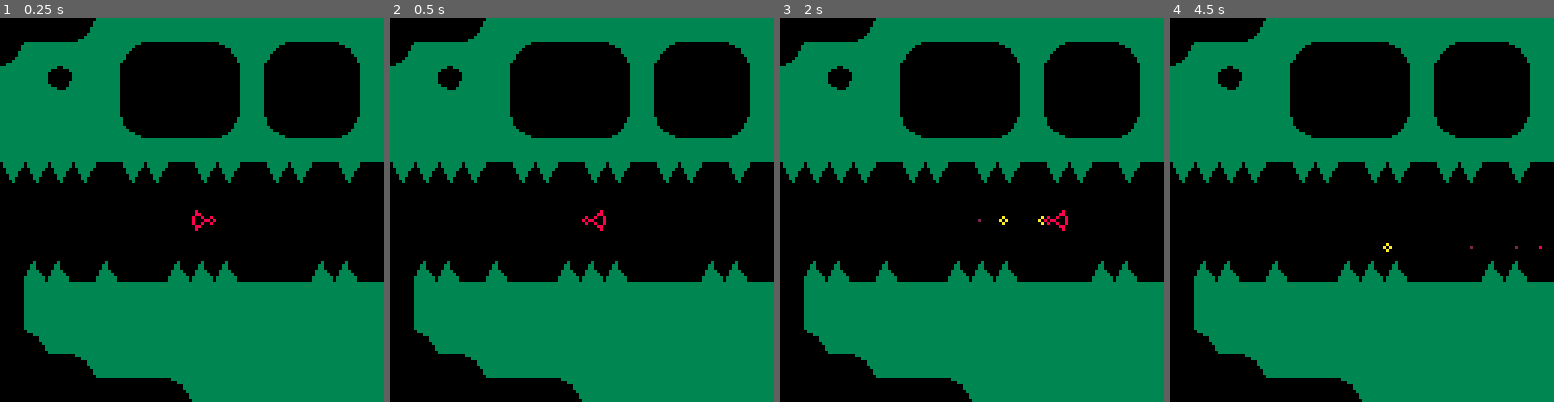
Above: before the commit, frames 1-4 (left to right).
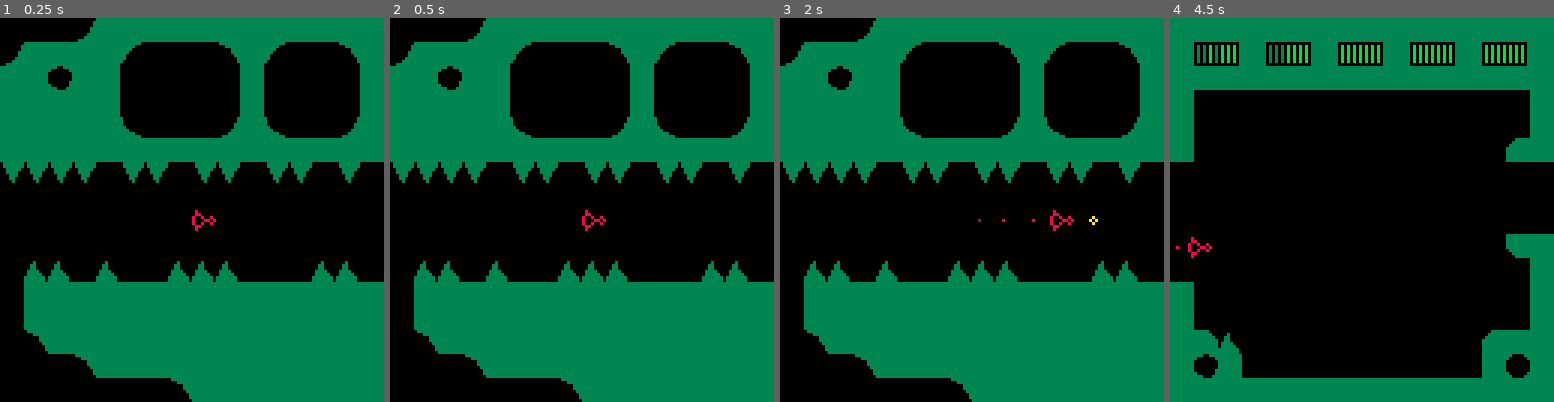
Above: after the commit, the same moments.

Repository: alxgnon/pico-8
Game: PICO-8 cartridge waheronaute.p8
Same seed, same stepped clock (60 frames per second), same inputs: the game is played once before the commit and once after it.
Inputs:
- Up to frame 1 (0.25 s): no input
- Up to frame 2 (0.5 s): tap X (X key) at 0.33 s
- Up to frame 3 (2 s): tap O (Z key) at 0.7, 1.7 s; tap X (X key) at 1.07, 1.85 s; hold Right from 1.6 s (still down)
- Up to frame 4 (4.5 s): release Right at 2.1 s; tap O (Z key) every 0.4 s from 2.1 to 4.1 s; hold Up 2.15-2.42 s; hold Right 2.47-3.03 s; tap X (X key) at 2.97, 4.08 s; hold Left 3.08-3.58 s; hold Down 3.63-3.97 s; hold Right from 4.02 s (still down)

Frame 1 is identical in both runs. In frame 2, 0.2% of the frame differs, in the area x 50-57%, y 50-56%; in frame 3, 0.3%; in frame 4, 48%, in the area x 0-100%, y 0-100%.

Commit message:
wahero controls tweaks

Diff:
--- a/waheronaute.p8
+++ b/waheronaute.p8
@@ -196,7 +196,13 @@
 
 function player.update(a)
 	load_room(a)
-	a.dx, a.dy = fleches(2)
+	local speed = 2
+	if (btn"5") speed = 3
+	a.dx, a.dy = fleches(speed)
+	if not btn"4" then
+		if (a.dx > 0) a.f = false
+		if (a.dx < 0) a.f = true
+	end
 	slide(a)
 	jetpack_sparks(a)
 	control_shooting(a)
@@ -273,16 +279,8 @@
 	else
 		a.charge = 1
 	end
-
-	if btnp"5" then
-		a.f = not a.f
-		for le in all(jeu.lemons) do
-			le.dx = -le.dx
-		end
-	end
-end
--- visual effects
-
+end
+------------- visual effects
 -- kill when timer expires
 function expiration(a)
 	a.t -= 1
